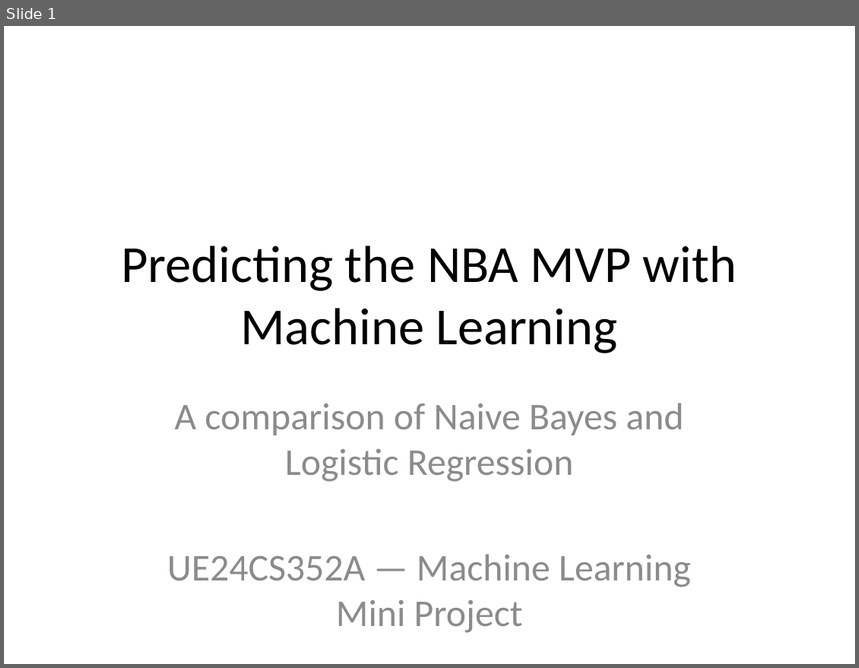
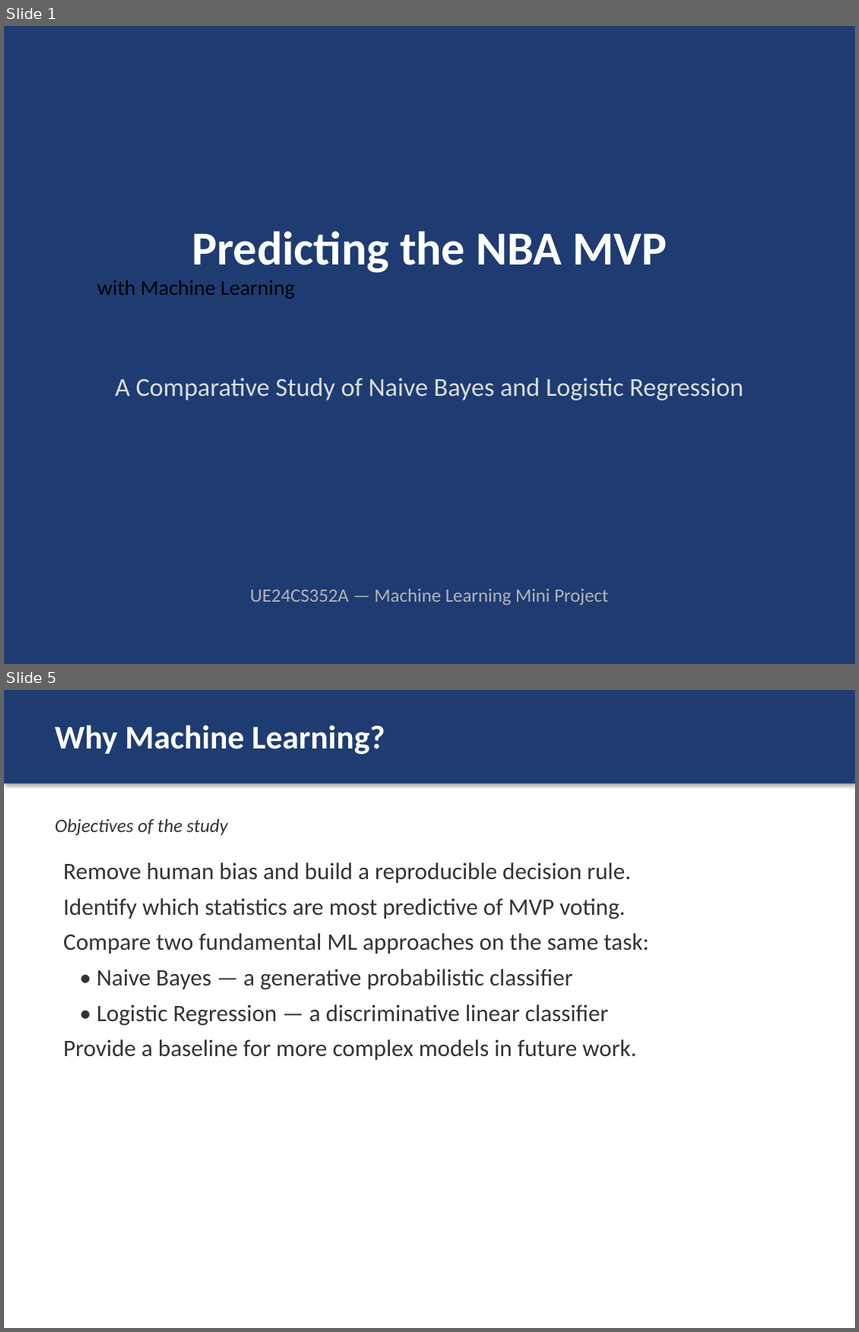
Before and after one commit to Nami-181/nba-mvp-ml, a slide deck: reports/presentation/NBA_MVP_Prediction.pptx. Shown one above the other, each under a label of ours: slide 1 before the commit, slides 1 and 5 after it; the slides between them are not shown. The pictures are 859x668 and 859x1332 pixels, drawn with LibreOffice and Linux fonts; fonts in the diff are those of the drawing. Boxes give left, top, right and bottom in pixels: in the first picture for what was removed or moved away, otherwise in the second. Text is boxed around its words. In the diff, an @@ line names an element or a change of style, - is before the commit and + after.

```diff
--- a/reports/presentation/NBA_MVP_Prediction.pptx
+++ b/reports/presentation/NBA_MVP_Prediction.pptx
@@ slide 5 added at (4,690,855,1328), background #FFFFFF @@
@@ rectangle added at (4,690,855,783), fill #1E3C72 @@
@@ text added at (55,725,385,755), 28 pt, text #FFFFFF, bold @@
+Why Machine Learning?
@@ text added at (55,818,227,836), 16 pt, text #333333, italic @@
+Objectives of the study
@@ text added at (63,863,649,1060), 20 pt, text #333333 @@
+Remove human bias and build a reproducible decision rule.
+Identify which statistics are most predictive of MVP voting.
+Compare two fundamental ML approaches on the same task:
+• Naive Bayes — a generative probabilistic classifier
+• Logistic Regression — a discriminative linear classifier
+Provide a baseline for more complex models in future work.
@@ slide 1 changed as well @@
@@ background #FFFFFF to #1E3C72 @@
@@ text "Predicting the NBA MVP" at (97,231,667,299): vertical alignment middle to top @@
@@ text at (97,231,667,299): text changed; size 44 to 40 pt; text colour #000000 to #FFFFFF; bold on @@
-Predicting the NBA MVP with Machine Learning
+Predicting the NBA MVP
+with Machine Learning
@@ text at (115,378,743,401): text changed; size 32 to 22 pt; text colour #8C8C8C to #DCDCDC @@
-A comparison of Naive Bayes and Logistic Regression
-UE24CS352A — Machine Learning Mini Project
+A Comparative Study of Naive Bayes and Logistic Regression
@@ text added at (250,589,608,605), 16 pt, text #B4B4B4 @@
+UE24CS352A — Machine Learning Mini Project
```
Also in this commit, not shown: 6 other slides changed, 20 other slides added, 6 slides removed, 8 other files.
